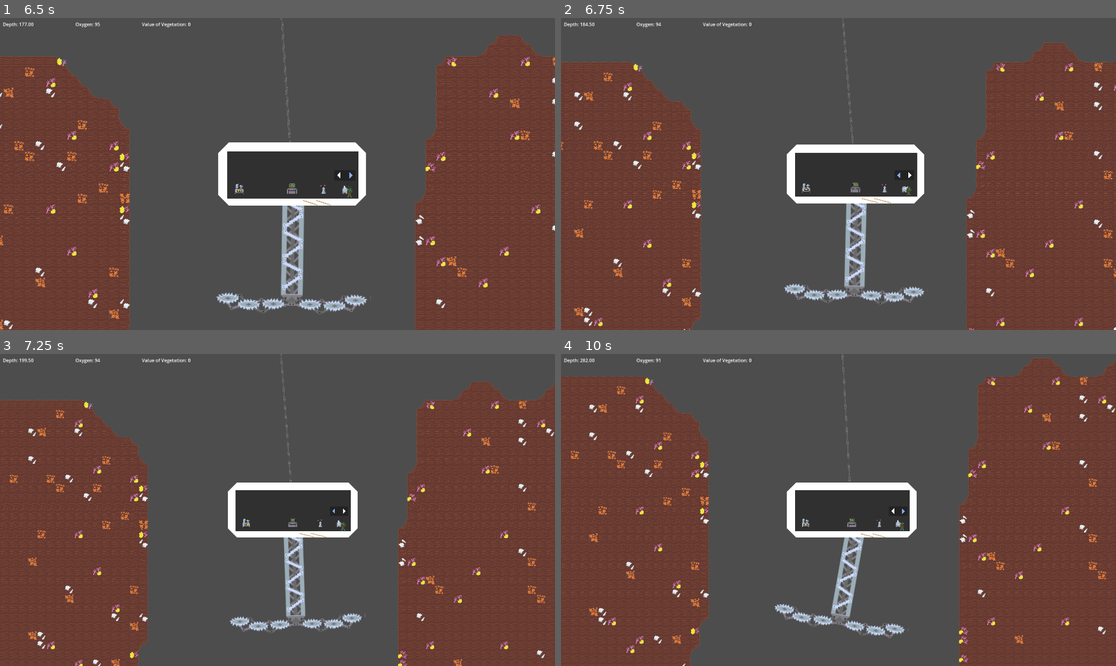
Above: before the commit, frames 1-4 (two rows, left to right).
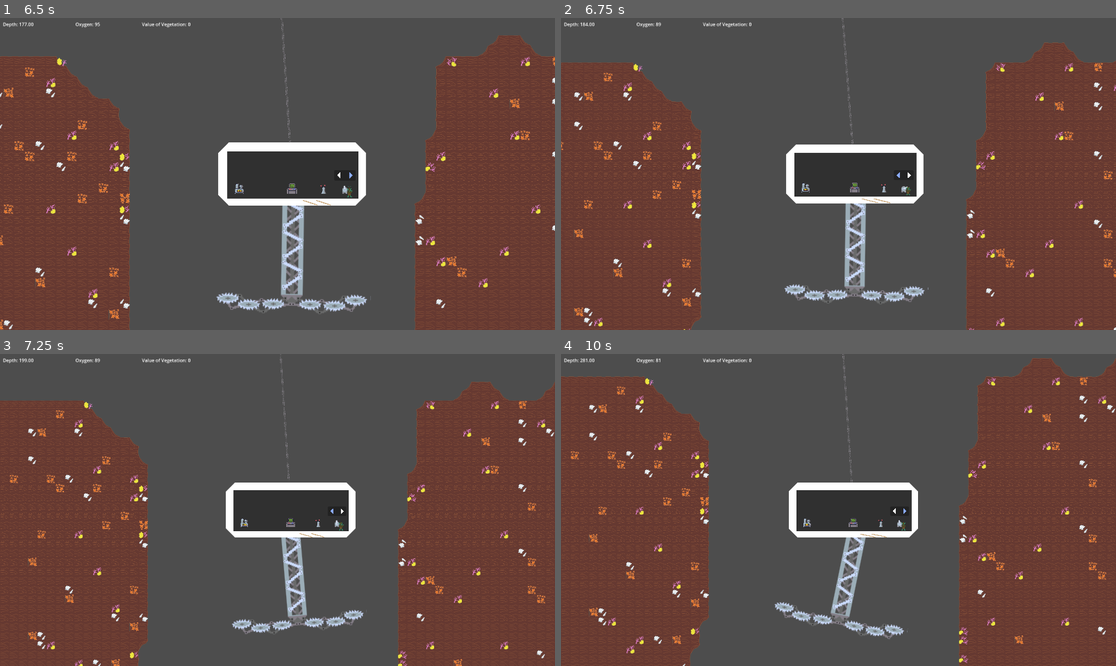
Above: after the commit, the same moments.

Repository: DSurguy/spring-2024-2d-jam
Game: Godot game, scene res://scenes/MainScene/MainScene.tscn
Same seed, same stepped clock (60 frames per second), same inputs: the game is played once before the commit and once after it. Sound files missing from this copy of the repository are replaced by a short silence.
Inputs (mouse positions are in pixels of both pictures, inside the frame that each line leads up to):
- Up to frame 1 (6.5 s): click "Load Game Scene" at 0.5 s; tap Enter (ui_accept) at 1.25, 1.52, 2.27, 3.77, 4.52, 5.27 s; move the mouse to (399, 158) at 1.27 s; hold D (move_right) 1.28-2.78 s; tap Down (aim_down) at 1.35 s; move the mouse to (166, 189) at 2.02 s; tap Left (aim_left) at 2.1 s; move the mouse to (333, 105) at 2.77 s; hold A (move_left) 2.78-3.53 s; tap Right (aim_right) at 2.85 s; move the mouse to (249, 236) at 3.52 s; hold D (move_right) 3.53-5.03 s; tap Up (aim_up) at 3.6 s; move the mouse to (444, 220) at 4.27 s; tap E (interact) at 4.35 s; move the mouse to (111, 127) at 5.02 s; hold A (move_left) 5.03-5.78 s; click (111, 127) at 5.1 s; move the mouse to (305, 174) at 5.77 s; hold D (move_right) from 5.78 s (still down); tap Mouse wheel down (zoom_down) at 5.85 s
- Up to frame 2 (6.75 s): move the mouse to (755, 96) at 6.52 s; release D (move_right) at 6.53 s; hold A (move_left) from 6.53 s (still down); tap Mouse wheel up (zoom_up) at 6.6 s
- Up to frame 3 (7.25 s): keep holding A (move_left); tap Enter (ui_accept) at 6.77 s
- Up to frame 4 (10 s): move the mouse to (960, 494) at 7.27 s; tap Down (aim_down) at 7.35 s; tap Enter (ui_accept) at 7.52, 8.27, 9.77 s; move the mouse to (727, 525) at 8.02 s; release A (move_left) at 8.03 s; hold D (move_right) from 8.03 s (still down); tap Left (aim_left) at 8.1 s; move the mouse to (894, 441) at 8.77 s; tap Right (aim_right) at 8.85 s; move the mouse to (810, 572) at 9.52 s; tap Up (aim_up) at 9.6 s

Frame 1 is identical in both runs. In frame 2, 1.3% of the frame differs, in the area x 0-100%, y 0-100%; in frame 3, 2.1%; in frame 4, 3.3%.

Commit message:
turtles must consume

Diff:
--- /dev/null
+++ b/scenes/GameScene/Animal.gd
@@ -0,0 +1,47 @@
+class_name Animal extends Node2D
+
+var max_speed = 250
+var move_force = 300
+var counter_force_factor = -10
+var damping_force_factor = -1.5
+
+var plant_direction:Vector2
+var plant_distance = 99999
+var plant_max_distance = 1500
+
+var submarine:Node2D
+var game_scene:Node2D
+@onready var rigidbody:RigidBody2D = $RigidBody2D
+
+# Called when the node enters the scene tree for the first time.
+func _ready():
+	game_scene = get_parent().get_parent()
+	submarine = game_scene.get_node("Submarine")
+
+# Called every frame. 'delta' is the elapsed time since the previous frame.
+func _process(delta):
+	_find_closest_plant()
+
+	#print(plant_distance)
+	if plant_distance < plant_max_distance:
+		#print(plant_direction)
+		# move
+		rigidbody.apply_central_force(plant_direction.normalized() * move_force)
+
+	# enforce speed limits
+	if rigidbody.linear_velocity.length() > max_speed:
+		var counter_force = (rigidbody.linear_velocity.length() - max_speed) * counter_force_factor
+		rigidbody.apply_central_force(rigidbody.linear_velocity.normalized() * counter_force)
+
+	# eventually come to rest
+	rigidbody.apply_central_force(rigidbody.linear_velocity * damping_force_factor)
+
+func _find_closest_plant():
+	var collection = submarine.get_node("Stations/Trawl/Collection")
+	plant_distance = 99999
+	for plant:GenericPlant in collection.get_children():
+		var direction = collection.to_global(plant.position) - to_global(rigidbody.position)
+		print("%v -> %v" % [to_global(rigidbody.position), collection.to_global(plant.position)])
+		if plant_direction.length() < plant_distance:
+			plant_distance = plant_direction.length()
+			plant_direction = direction
--- /dev/null
+++ b/scenes/GameScene/AnimalDirector.gd
@@ -0,0 +1,11 @@
+extends Node2D
+
+
+# Called when the node enters the scene tree for the first time.
+func _ready():
+	pass # Replace with function body.
+
+
+# Called every frame. 'delta' is the elapsed time since the previous frame.
+func _process(delta):
+	pass
--- a/scenes/GameScene/GameScene.tscn
+++ b/scenes/GameScene/GameScene.tscn
@@ -8,6 +8,7 @@
 [ext_resource type="PackedScene" uid="uid://62n5ao8l72cp" path="res://scenes/Audio/ambience.tscn" id="8_nav1v"]
 [ext_resource type="PackedScene" uid="uid://c2bwsfdj3jefd" path="res://scenes/UI/Level/LevelProgress/LevelProgressUI.tscn" id="9_ej11t"]
 [ext_resource type="PackedScene" uid="uid://dhkojr061kgek" path="res://scenes/GameScene/WinchChain.tscn" id="9_ikbe7"]
+[ext_resource type="PackedScene" uid="uid://b32luoe7xtk5f" path="res://scenes/GameScene/animal_director.tscn" id="9_q7u3h"]
 [ext_resource type="PackedScene" uid="uid://bphh0fc1peyxl" path="res://scenes/GameScene/Plants/PlantDirector.tscn" id="10_0vwm8"]
 
 [node name="GameScene" type="Node2D"]
@@ -40,5 +41,6 @@
 position = Vector2(0, -500)
 
 [node name="Submarine" parent="." instance=ExtResource("3_hsa6m")]
+[node name="AnimalDirector" parent="." instance=ExtResource("9_q7u3h")]
 
 [connection signal="death_restart_timeout" from="Submarine" to="." method="_on_submarine_death_restart_timeout"]
--- /dev/null
+++ b/scenes/GameScene/Turtle.gd
@@ -0,0 +1,11 @@
+class_name Turtle extends Animal
+
+
+# Called when the node enters the scene tree for the first time.
+func _ready():
+	super._ready()
+
+
+# Called every frame. 'delta' is the elapsed time since the previous frame.
+func _process(delta):
+	super._process(delta)
--- /dev/null
+++ b/scenes/GameScene/animal_director.tscn
@@ -0,0 +1,9 @@
+[gd_scene load_steps=3 format=3 uid="uid://b32luoe7xtk5f"]
+
+[ext_resource type="Script" path="res://scenes/GameScene/AnimalDirector.gd" id="1_fr80n"]
+[ext_resource type="PackedScene" uid="uid://dk5ga2mg3hvma" path="res://scenes/GameScene/turtle.tscn" id="2_gkn8f"]
+
+[node name="AnimalDirector" type="Node2D"]
+script = ExtResource("1_fr80n")
+
+[node name="Turtle" parent="." instance=ExtResource("2_gkn8f")]
--- /dev/null
+++ b/scenes/GameScene/turtle.tscn
@@ -0,0 +1,19 @@
+[gd_scene load_steps=3 format=3 uid="uid://dk5ga2mg3hvma"]
+
+[ext_resource type="Script" path="res://scenes/GameScene/Turtle.gd" id="1_g7eao"]
+
+[sub_resource type="CircleShape2D" id="CircleShape2D_ujw36"]
+radius = 25.0
+
+[node name="Turtle" type="Node2D"]
+position = Vector2(303, 246)
+script = ExtResource("1_g7eao")
+
+[node name="RigidBody2D" type="RigidBody2D" parent="."]
+collision_layer = 385
+collision_mask = 385
+gravity_scale = 0.0
+
+[node name="CollisionShape2D" type="CollisionShape2D" parent="RigidBody2D"]
+shape = SubResource("CircleShape2D_ujw36")
+debug_color = Color(0.923341, 4.87083e-05, 0.684148, 0.42)
